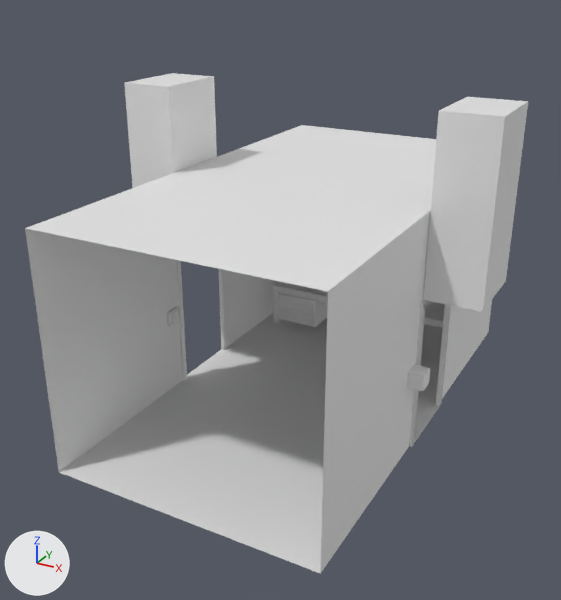
An edit to the Blender file modelBlend/SecurityRoomInitial.blend, drawn before and after from the same camera.
Camera for both pictures: a 50 mm camera at (12.3, -24.7, 16.2) aimed at (-0.5, -1.4, 4.5). Every picture has the same lights, and +X, +Y and +Z are marked at lower left.
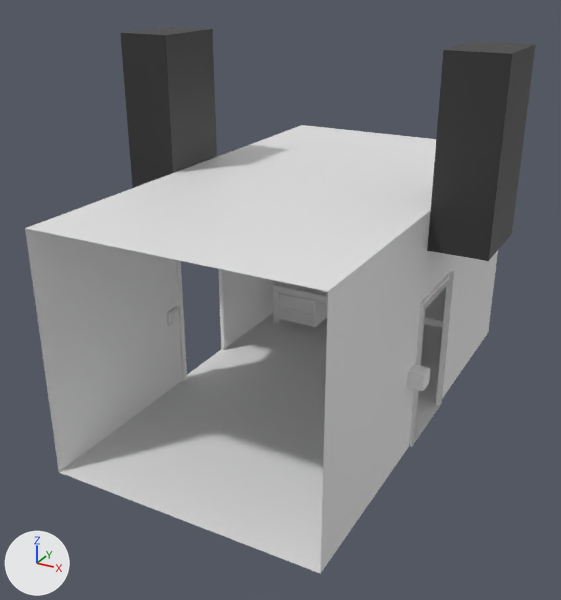
The edits, one by one:
Picture 'dd' (img_dd) is new.
Material 'Material.004' (mat_material_004) is new.
Uses the picture img_dd.
me_cube_007 has 8 vertices, 6 faces and spans x -7.03..-5.03, y -1.5..1.5, z 0.0..6.0.
me_cube_007 is used by ob_cube_007; location (0.0, 0.0, 5.71); scale (1.0, 1.0, 1.04).
me_cube_007 part 1: texture (UV) coordinates of 6 of 6 faces, centred in x -7.03..-5.03, y -1.5..1.5, z 0.0..6.0, changed; they spanned u 0.12..0.88, v 0.0..1.0 and now span u 0.0..1.0, v 0.0..0.9.
me_cube_007 now uses material mat_material_004.
Object 'Cube.007' (ob_cube_007) moves from (0.0, 0.0, 5.71) to (0.0, 0.0, 7.46).

What differs and where, as boxes [x1, y1, x2, y2] in the pictures (561 x 600 px):
'Cube.007', recoloured, surface changed, moved (grey to black)
    before: [124, 73, 528, 312]
    after: [120, 27, 536, 261]
